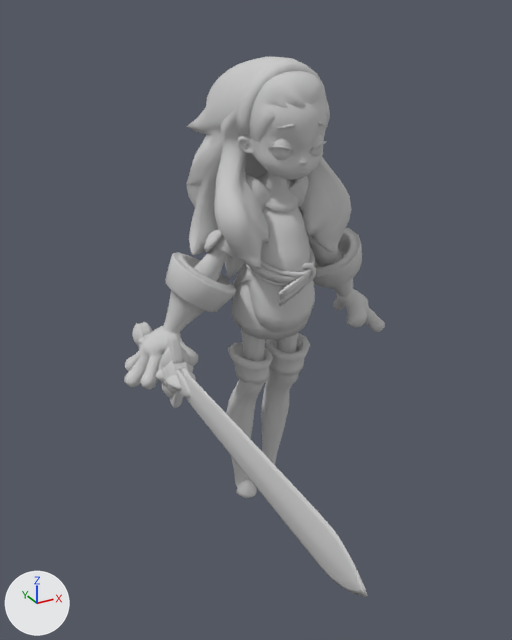
A saved change to the FBX model Assets/LOOK/Models/blindGirl/girl_pull.FBX.
Camera for both pictures: a camera (50 mm lens) standing at (-0.672, -1.127, 1.021) and looking at (-0.118, -0.119, 0.518). The axes (+X, +Y, +Z) are drawn at lower left. The lights are the same throughout. Where no turn or scale is listed for an object, it has been applied to the vertices.

Names of what the first picture shows: 'girl', 'weapon'.
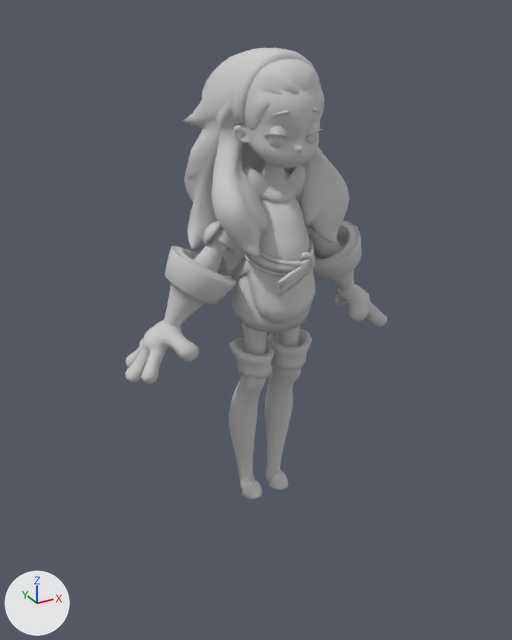
Boxes (x1, y1, x2, y2) around the edits, measured in the pictures (512 x 640 px):
'girl', moved, turned
    before: (124, 57, 385, 498)
    after: (125, 48, 387, 499)
'weapon', deleted
    before: (133, 322, 368, 597)

Patch to the scene script:
```diff
--- a/Assets/LOOK/Models/blindGirl/girl_pull.FBX.py
+++ b/Assets/LOOK/Models/blindGirl/girl_pull.FBX.py
@@ ob_girl @@
 ob_girl = bpy.data.objects.new('girl', me_mesh)
-ob_girl.location = (0.0, 0.0, 0.806)
-ob_girl.rotation_euler = (0.0511, 0.0, 0.0)  # degrees (2.9, 0, 0)
+ob_girl.location = (0.0, 0.016, 0.822)
 ob_girl.scale = (0.01, 0.01, 0.01)
@@ ob_weapon @@
-ob_weapon = bpy.data.objects.new('weapon', me_mesh_001)
-ob_weapon.location = (-0.234, -0.212, 0.384)
```
